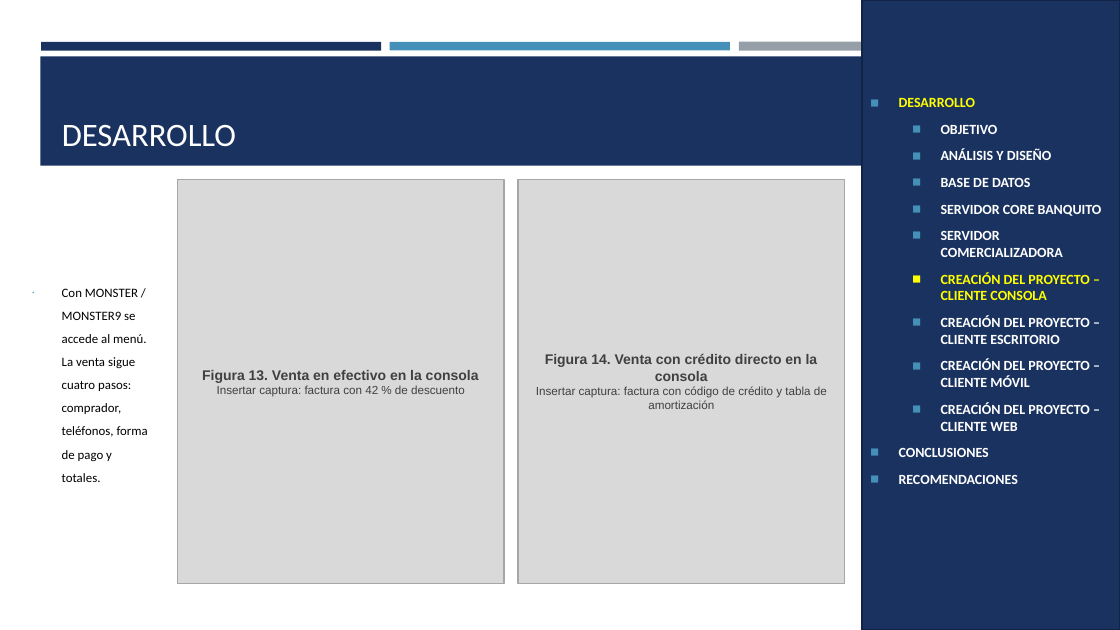
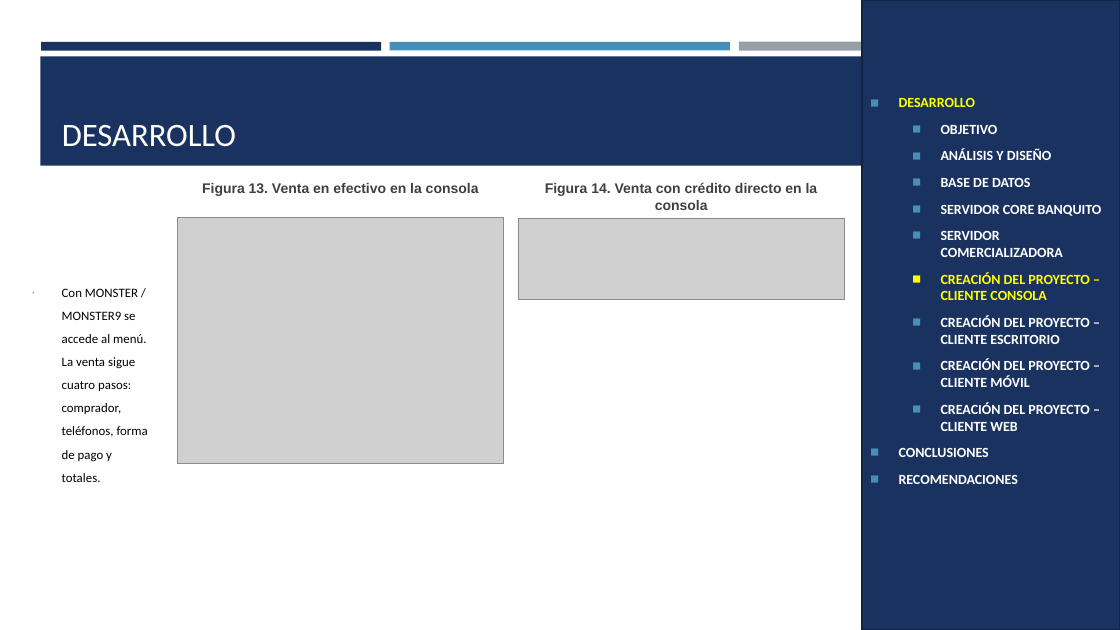
Before and after one commit to Teo344/Arquitectura_GRUPO03, a slide deck: slide 30 of EX.1.1. PAO202651_BANQUITO_CELULARES_RESTFUL_JAVA_NRC36884_GR03/05. DOCUMENTACION/PRESENTACION EX.1.1. BANQUITO CELULARES RESTFUL con BDD LOCAL en JAVA GR03.pptx. Drawn at 1120x630 pixels with LibreOffice and Linux fonts; fonts in the diff are those of the drawing; grey boxes stand for pictures. Boxes give left, top, right and bottom in pixels: in the first picture for what was removed or moved away, otherwise in the second. Text is boxed around its words. In the diff, an @@ line names an element or a change of style, - is before the commit and + after.

```diff
--- a/EX.1.1. PAO202651_BANQUITO_CELULARES_RESTFUL_JAVA_NRC36884_GR03/05. DOCUMENTACION/PRESENTACION EX.1.1. BANQUITO CELULARES RESTFUL con BDD LOCAL en JAVA GR03.pptx
+++ b/EX.1.1. PAO202651_BANQUITO_CELULARES_RESTFUL_JAVA_NRC36884_GR03/05. DOCUMENTACION/PRESENTACION EX.1.1. BANQUITO CELULARES RESTFUL con BDD LOCAL en JAVA GR03.pptx
@@ text "Figura 13. Venta en efectivo ...": place and size @@
-text "Figura 13. Venta en efectivo ..." at [177,180,504,584]
+text "Figura 13. Venta en efectivo ..." at [202,183,479,196]
@@ text "Figura 13. Venta en efectivo ..." at [202,183,479,196]: vertical alignment middle to top; fill #D9D9D9 to none; outline #A6A6A6 1 pt to none @@
@@ text "Figura 14. Venta con crédito ..." at [545,182,818,210]: vertical alignment middle to top; fill #D9D9D9 to none; outline #A6A6A6 1 pt to none @@
@@ text "Figura 14. Venta con crédito ...": place and size @@
-text "Figura 14. Venta con crédito ..." at [518,180,845,584]
+text "Figura 14. Venta con crédito ..." at [545,182,818,210]
@@ picture added at [177,218,504,464] @@
@@ picture added at [518,218,845,299] @@
@@ text at [217,385,465,397]: paragraph removed @@
-Insertar captura: factura con 42 % de descuento
@@ text at [536,386,827,409]: paragraph removed @@
-Insertar captura: factura con código de crédito y tabla de amortización
```
Also in this commit, not shown: 23 other slides changed.
